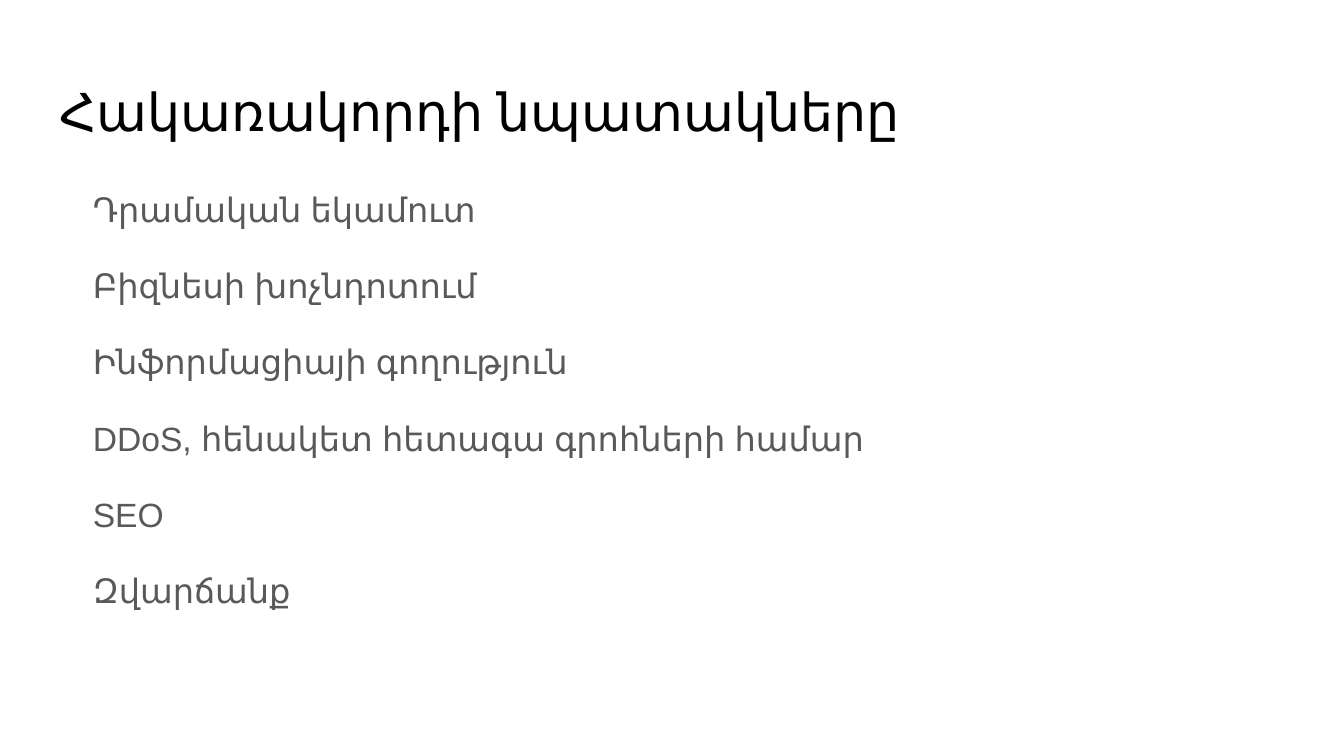
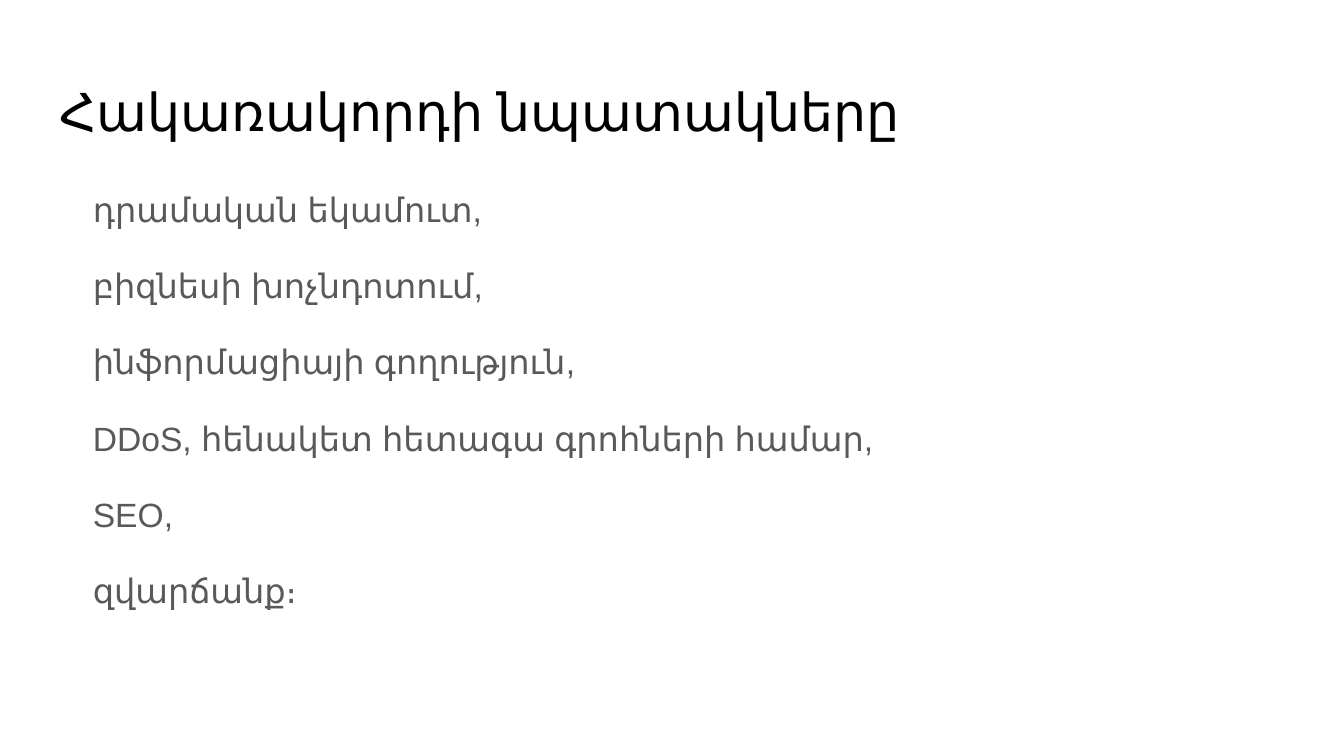
Before and after one commit to axper/lmap, a slide deck: slide 4 of tex/2016/presentation/presentation.pptx. Drawn at 1344x756 pixels with LibreOffice and Linux fonts; fonts in the diff are those of the drawing. Boxes give left, top, right and bottom in pixels: in the first picture for what was removed or moved away, otherwise in the second. Text is boxed around its words. In the diff, an @@ line names an element or a change of style, - is before the commit and + after.

```diff
--- a/tex/2016/presentation/presentation.pptx
+++ b/tex/2016/presentation/presentation.pptx
@@ text at (93,196,864,610): text changed @@
-Դրամական եկամուտ
-Բիզնեսի խոչնդոտում
-Ինֆորմացիայի գողություն
-DDoS, հենակետ հետագա գրոհների համար
-SEO
-Զվարճանք
+դրամական եկամուտ,
+բիզնեսի խոչնդոտում,
+ինֆորմացիայի գողություն,
+DDoS, հենակետ հետագա գրոհների համար,
+SEO,
+զվարճանք։
```
Also in this commit, not shown: 9 other slides changed, 1 slide added, 2 other files.
